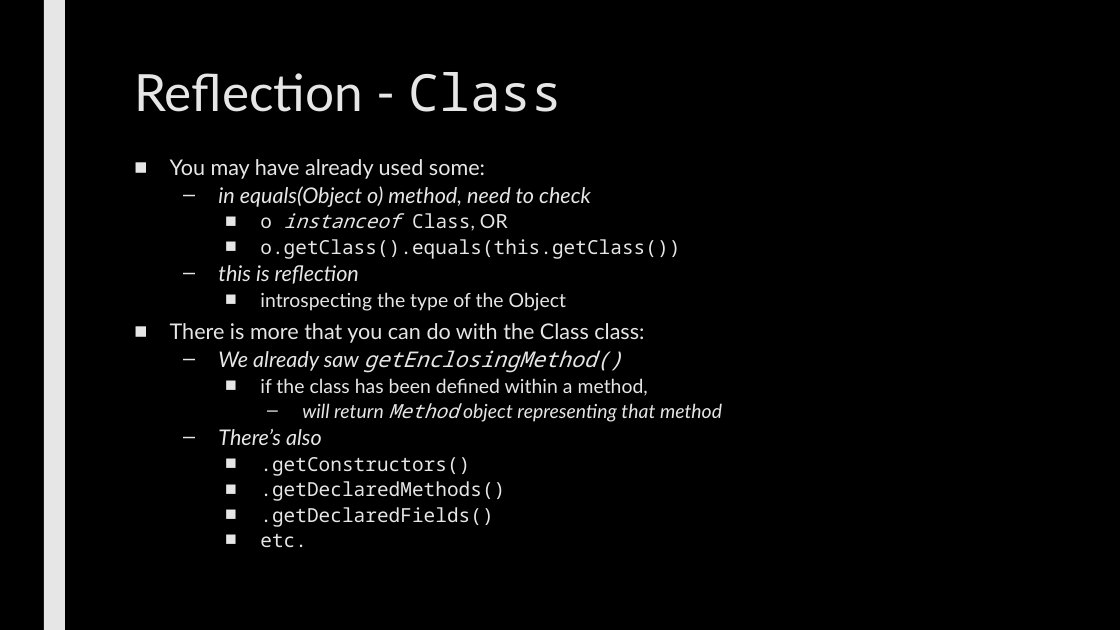
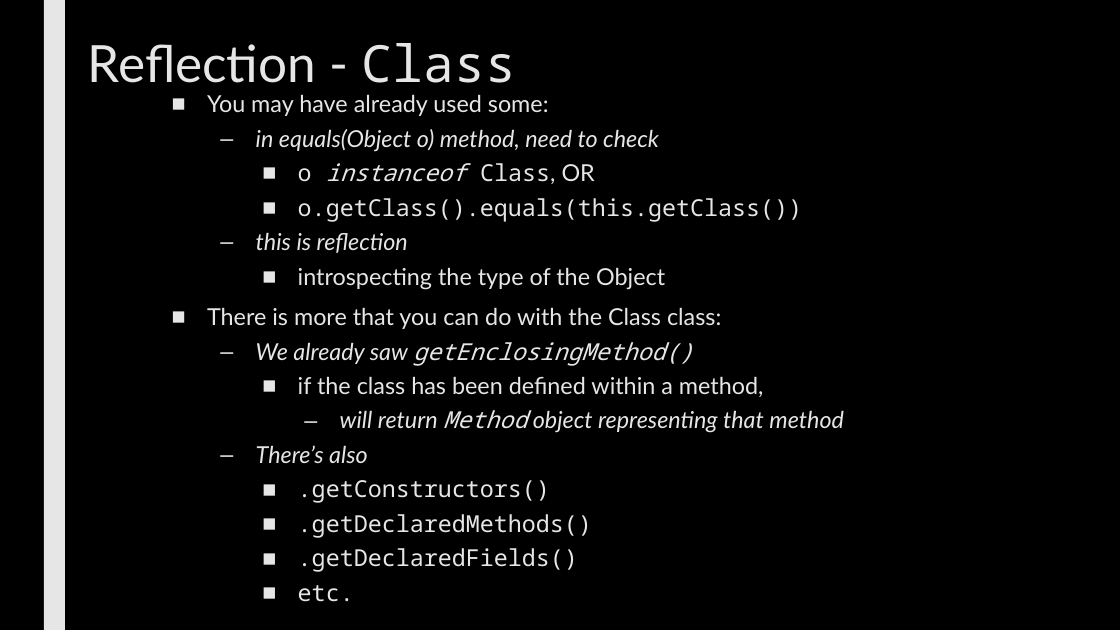
Before and after one commit to max7patek/metaprogramming, a slide deck: slide 11 of slides/07-JavaReflection.pptx. Drawn at 1120x630 pixels with LibreOffice and Linux fonts; fonts in the diff are those of the drawing. Boxes give left, top, right and bottom in pixels: in the first picture for what was removed or moved away, otherwise in the second. Text is boxed around its words. In the diff, an @@ line names an element or a change of style, - is before the commit and + after.

```diff
--- a/slides/07-JavaReflection.pptx
+++ b/slides/07-JavaReflection.pptx
@@ title "Reflection - Class" rewrapped from (x1=134, y1=72, x2=563, y2=112) to (x1=88, y1=43, x2=516, y2=96) @@
@@ text "You may have already used ..." moved from (x1=170, y1=159, x2=722, y2=547) to (x1=207, y1=94, x2=844, y2=538) @@
@@ text "You may have already used ..." at (x1=207, y1=94, x2=844, y2=538): size 18.5 to 20 pt in "You may have already used some:", "in equals(Object o) method, need to check", "this is reflection", "There is more that you can do ..." and 2 more places; size 16.6 to 20 pt in "o instanceof Class, OR", "o.getClass().equals(this.getClass())", "introspecting the type of the Object", "if the class has been defined within ..." and 5 more places; line spacing 0.74 to 0.94 @@
```
Also in this commit, not shown: 11 other slides changed.
